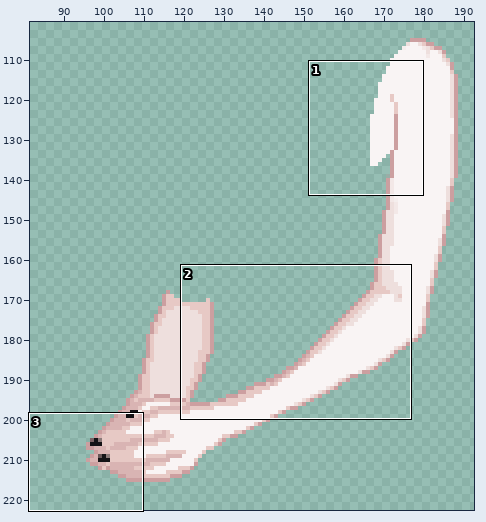
Two versions of one sprite sheet, surface8001.png. The first picture is a wide view before the edit; the outline marks the close-up.
Close-up. Before the edit:
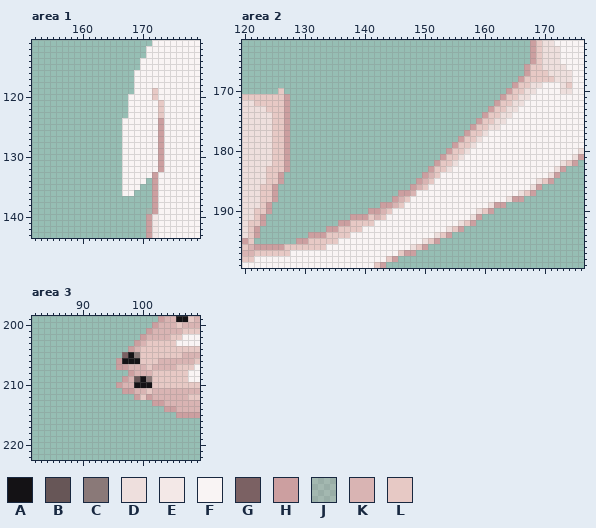
The file is 300x400 pixels. Colours within 5 levels of each other are drawn and written as one. Shown: area 1: x 152..179, y 111..143; area 2: x 120..176, y 162..199; area 3: x 82..109, y 199..222. The wide view leaves out empty margins.
Palette (. is transparent): A #141215  B #675657  C #8a7978  D #eedfdd  E #f3e8e7  F #f9f4f4  G #7b6163  H #cc9fa0  J #cea2a33a  K #d9b4b3  L #e7c9c5
New version:
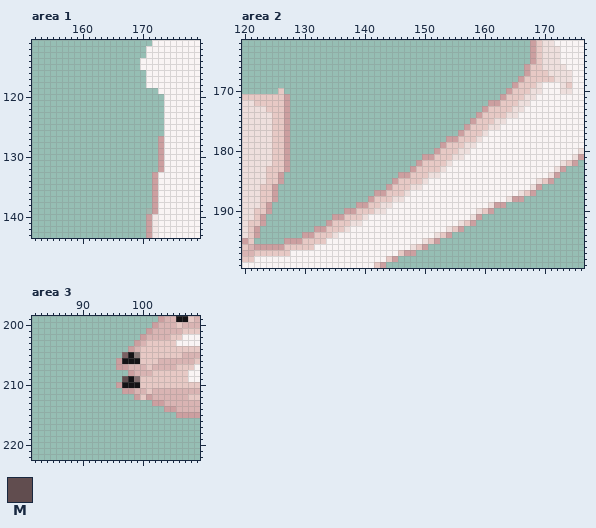
Colours new in this view: M #614d4f
Difference:
colour B: #675657 -> #826d6e
Area 1:
y 116..118: x 169..170 FF -> ..
y 119: x 169..172 FFFL -> ....
y 120: x 168..173 FFFFLF -> ......
y 121..123: x 168..173 FFFFFL -> ......
y 124..126: x 167..173 FFFFFFH -> .......
y 127..132: x 167..172 FFFFFF -> ......
y 133: x 167..171 FFFFF -> .....
y 134: x 167..170 FFFF -> ....
y 135: x 167..169 FFF -> ...
y 136: x 167..168 FF -> ..
Area 2:
y 169: x 168 D -> L
y 170: x 167 D -> L; x 169 F -> D
y 171: x 166 D -> L; x 168 F -> D
y 172: x 161 . -> H; x 165 D -> L; x 167 F -> D
y 173: x 160..161 .H -> HL; x 164 D -> L; x 166 F -> D
y 174: x 159..160 .H -> HL; x 163 D -> L; x 165 F -> D
y 175: x 158..159 .H -> HL
y 176: x 157..158 .H -> HL
y 177: x 156..157 .H -> HL
y 178: x 154..156 ..H -> HHL
y 179: x 153..155 ..H -> HLL; x 157 L -> D
y 180: x 152..154 ..H -> HLL; x 156 L -> D
y 181: x 150..153 ...H -> HHLL; x 155 L -> D
y 182: x 149..152 ...H -> HLLL; x 154..155 LD -> DF
y 183: x 148..151 ...H -> HLLL; x 153..154 LD -> DF
y 184: x 146..152 ....HKL -> HHLLLDD
y 185: x 145..151 ....HKL -> HLLLLDF
y 186: x 144..150 ....HKL -> HLLLDDF
y 187: x 142..148 ....HHK -> HHLLLDF
y 188: x 141..147 ....HKL -> HLLLDDF
y 189: x 139..146 ....HHKL -> HHLLDDFF
y 190: x 137..144 ....HHKL -> HHLLLDDF
y 191: x 135..143 ...HHHLKL -> HHLLLDFFF
y 192: x 134..141 ..HHLLLL -> HLLLDDFF
y 193: x 132..135 ..HH -> HHLL; x 137..139 LLL -> DFF
y 194: x 130 . -> H; x 132..133 HH -> LL; x 135..137 LLL -> DFF
y 195: x 127..128 .. -> HH; x 130 H -> L; x 134..135 LL -> FF
y 196: x 132..133 LL -> FF
Area 3:
y 209: x 97..98 HK -> MA; x 100..101 AC -> LL
y 210: x 97..98 KK -> AA; x 100..101 AA -> LL
Boxes around the changes in both close-ups, in picture pixels (x1, y1, x2, y2):
erased: (122, 70, 164, 196)
changed: (284, 82, 542, 250)
changed: (122, 376, 152, 388)
